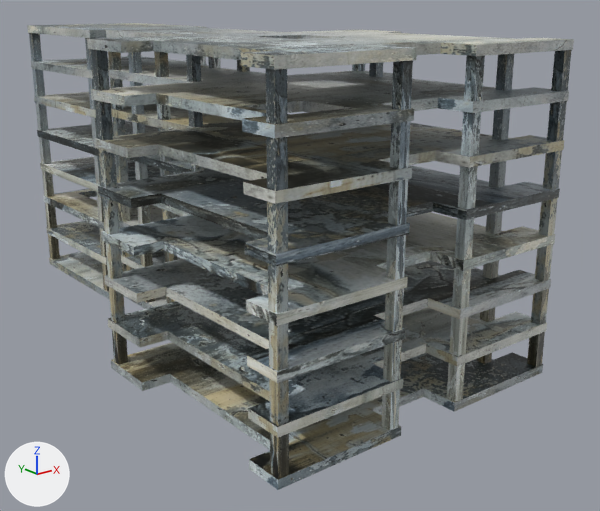
The Blender file Horror game/Assets/Models/building frame.blend, before and after one commit.
Camera for both pictures: a 50 mm lens placed at (-124.2, -198.6, 89.4), pointed at (13.0, -27.1, 20.8). Arrows for +X, +Y and +Z are at lower left; the lights stay in place.
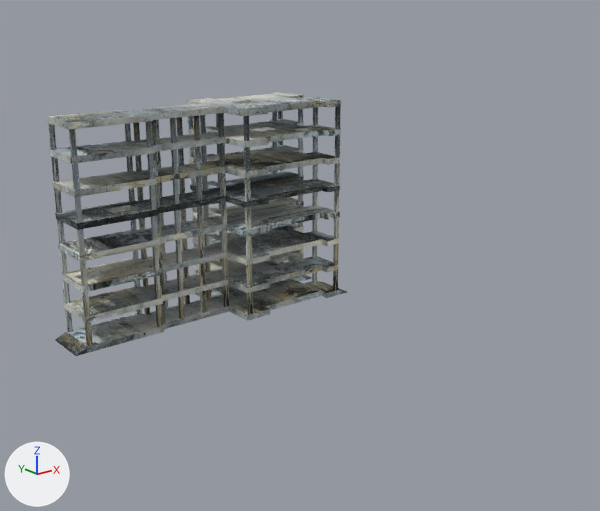
Pixel boxes (x1, y1, x2, y2) of what changed, in the pictures (600 x 511 px; the box of a moved part takes in the faces that stretch with it):
'Cube.001', reshaped, rescaled (45% narrower, 43% shorter): before (27, 23, 574, 490); after (47, 92, 347, 356)
part 1 of me_cube_002, moved or reshaped: before (46, 220, 547, 438); after (63, 250, 339, 323)
part 2 of me_cube_002, moved or reshaped: before (43, 189, 551, 383); after (61, 224, 339, 293)
part 3 of me_cube_002, moved or reshaped: before (40, 155, 555, 326); after (58, 197, 340, 262)
part 4 of me_cube_002, moved or reshaped: before (37, 121, 560, 266); after (55, 170, 340, 230)
part 5 of me_cube_002, moved or reshaped: before (34, 92, 564, 204); after (52, 145, 340, 197)
part 6 of me_cube_002, moved or reshaped: before (31, 56, 569, 138); after (50, 119, 341, 164)
part 7 of me_cube_002, moved or reshaped: before (27, 23, 574, 70); after (47, 92, 341, 130)
part 8 of me_cube_002, moved or reshaped: before (29, 33, 572, 490); after (48, 106, 347, 356)

Diff of the bpy script that builds the scene:
```diff
--- a/Horror game/Assets/Models/building frame.blend.py
+++ b/Horror game/Assets/Models/building frame.blend.py
@@ me_cube_002 @@
 # used by ob_cube_001; location = (0.0, 0.0, 0.0); scale = (1.96, 1.96, 1.96)
-me_cube_002.from_pydata(...)  # 674 vertices, 496 faces; spans x -21.2..21.0, y -45.3..37.1, z -0.1..41.0
+me_cube_002.from_pydata(...)  # 674 vertices, 496 faces; spans x -45.4..42.7, y -14.5..14.4, z -0.2..60.1
+# me_cube_002 part 1: the loose piece of 64 vertices spanning x -21.2..21.0, y -45.3..37.1, z 5.6..6.7 is multiplied about its middle by the matrix ((0.0, -0.978, 0.0), (0.684, 0.0, 0.0), (0.0, 0.0, 1.467)), then moved by (-1.7, 4.0, 2.9)
+# me_cube_002 part 2: the loose piece of 64 vertices spanning x -21.2..21.0, y -45.3..37.1, z 11.3..12.4 is multiplied about its middle by the matrix ((0.0, -0.978, 0.0), (0.684, 0.0, 0.0), (0.0, 0.0, 1.467)), then moved by (-1.7, 4.0, 5.5)
+# me_cube_002 part 3: the loose piece of 64 vertices spanning x -21.2..21.0, y -45.3..37.1, z 17.0..18.1 is multiplied about its middle by the matrix ((0.0, -0.978, 0.0), (0.684, 0.0, 0.0), (0.0, 0.0, 1.467)), then moved by (-1.7, 4.0, 8.2)
+# me_cube_002 part 4: the loose piece of 64 vertices spanning x -21.2..21.0, y -45.3..37.1, z 22.7..23.8 is multiplied about its middle by the matrix ((0.0, -0.978, 0.0), (0.684, 0.0, 0.0), (0.0, 0.0, 1.467)), then moved by (-1.7, 4.0, 10.9)
+# me_cube_002 part 5: the loose piece of 66 vertices spanning x -21.2..21.0, y -45.3..37.1, z 28.4..29.5 is multiplied about its middle by the matrix ((0.0, -0.978, 0.0), (0.684, 0.0, 0.0), (0.0, 0.0, 1.467)), then moved by (-1.7, 4.0, 13.5)
+# me_cube_002 part 6: the loose piece of 68 vertices spanning x -21.2..21.0, y -45.3..37.1, z 34.1..35.2 is multiplied about its middle by the matrix ((0.0, -0.978, 0.0), (0.684, 0.0, 0.0), (0.0, 0.0, 1.467)), then moved by (-1.7, 4.0, 16.2)
+# me_cube_002 part 7: the loose piece of 68 vertices spanning x -21.2..21.0, y -45.3..37.1, z 39.8..41.0 is multiplied about its middle by the matrix ((0.0, -0.978, 0.0), (0.684, 0.0, 0.0), (0.0, 0.0, 1.467)), then moved by (-1.7, 4.0, 18.8)
+# me_cube_002 part 8: 216 of 674 vertices moved; they spanned x -21.2..21.0, y -45.3..37.1, z -0.1..40.3 and now span x -45.4..42.7, y -14.5..14.4, z -0.2..59.1; mean shift (1.3, 9.1, 7.0); largest move (-21.2, -45.3, -0.1) -> (42.7, -14.5, -0.2)
 me_cube_002.materials.append(mat_material_001)
@@ ob_cube_001 @@
 ob_cube_001.location = (0.0, 0.0, 0.0)
-ob_cube_001.scale = (1.96, 1.96, 1.96)
```
